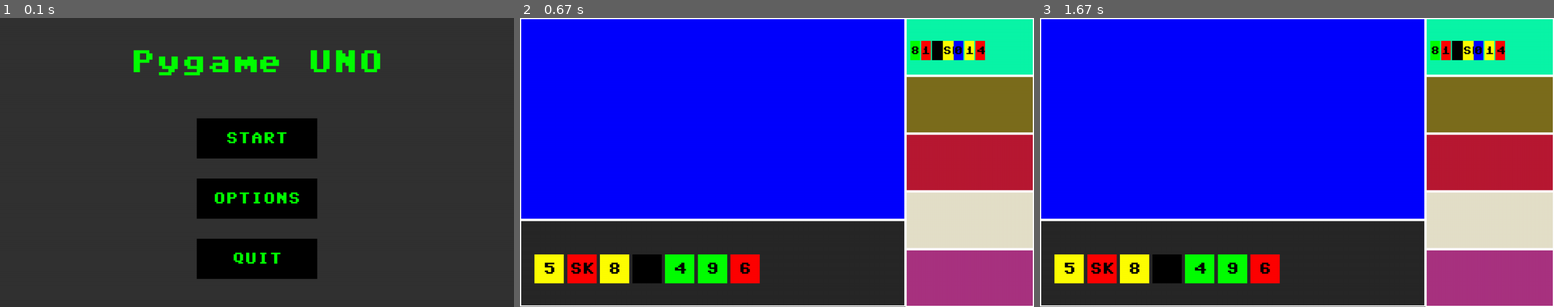
Above: before the commit, frames 1-3 (left to right).
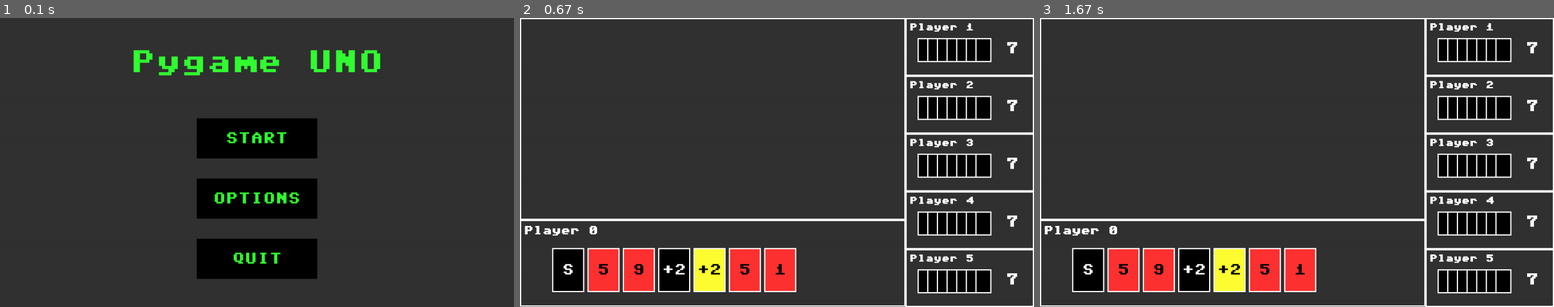
Above: after the commit, the same moments.

Repository: jrsky723/pygameuno
Game: pygame game, started from main.py
Two runs of this game, one before a commit and one after it. Both use one fixed random seed, a clock stepped at 60 frames per second and the inputs below.
Inputs:
- Up to frame 1 (0.1 s): no input
- Up to frame 2 (0.67 s): click "START" at 0.38 s
- Up to frame 3 (1.67 s): no input

The runs differ from the first frame. In frame 1, 2.2% of the frame differs, in the area x 26-74%, y 11-85%; in frame 2, 82%; in frame 3, 82%, in the area x 0-100%, y 0-100%.

Commit message:
design player hand & com hand

Diff:
--- a/game/card.py
+++ b/game/card.py
@@ -1,3 +1,6 @@
+from utils.constants import CARD_ABBREVIATIONS
+
+
 class Card:
     def __init__(
         self,
@@ -14,5 +17,5 @@
         if self.type == "number":
             abb = self.value
         else:
-            abb = self.value[0:2].upper()
+            abb = CARD_ABBREVIATIONS[self.value]
         return abb
--- a/game/uno_game.py
+++ b/game/uno_game.py
@@ -23,11 +23,11 @@
                 cards.append(Card(type="number", color=color, value=str(i)))
                 if i != 0:
                     cards.append(Card(type="number", color=color, value=str(i)))
-            # Add action cards
+            # Add normal action cards
             for value in ["skip", "reverse", "draw2"]:
                 cards.append(Card(type="action", color=color, value=value))
-            # Add wild cards
-            for value in ["draw4", "color_change", "reload"]:
+                cards.append(Card(type="action", color=color, value=value))
+                # Add wild action cards
                 cards.append(Card(type="wild", color="black", value=value))
         return cards
 
@@ -37,6 +37,8 @@
     def deal_cards(self, num_cards=7):
         for i in range(num_cards):
             for player in self.players:
+                if len(self.deck) == 0:
+                    return
                 card = self.deck.pop(0)
                 player.add_card(card)
 
--- a/renders/card.py
+++ b/renders/card.py
@@ -17,6 +17,8 @@
         screen_size="medium",
         color_blind=False,
     ):
+        if color == "black":
+            text_color = "white"
         super().__init__(
             x=x,
             y=y,
@@ -28,6 +30,7 @@
             background_color=color,
             screen_size=screen_size,
             color_blind=color_blind,
+            border_width=3,
         )
         self.origin_background_color = self.background_color
         self.origin_text_color = self.text_color
@@ -37,8 +40,10 @@
 
     def draw(self, screen):
         super().draw(screen)
+        # draw border
 
     def update(self):
+        super().update()
         if self.hovered:
             self.background_color = self.hovered_backgound_color
             self.text_color = self.hovered_text_color
--- a/renders/computer.py
+++ /dev/null
@@ -1,3 +0,0 @@
-class Computer:
-    def __init__(self):
-        pass
--- a/renders/rect.py
+++ b/renders/rect.py
@@ -13,6 +13,9 @@
         background_color=None,
         screen_size="medium",
         color_blind=False,
+        # inner border
+        border_color="white",  # inner border color
+        border_width=0,
     ):
         if x == "center":
             x = (S.WIDTH_BASE - width) / 2
@@ -26,12 +29,20 @@
         self.background_color = (
             rgb(background_color, color_blind) if background_color else None
         )
-
-
+        self.border_width = int(border_width * SIZE_RATIO[screen_size])
+        self.border_color = rgb(border_color, color_blind)
 
     def draw(self, screen):
         if self.background_color is not None:
             pygame.draw.rect(screen, self.background_color, self.rect)
+            # draw inner border
+        if self.border_width > 0:
+            pygame.draw.rect(
+                screen,
+                self.border_color,
+                self.rect,
+                self.border_width,
+            )
 
     def is_on_mouse(self, pos):
         return self.rect.collidepoint(pos)
--- a/renders/text_box.py
+++ b/renders/text_box.py
@@ -17,18 +17,22 @@
         background_color=None,
         screen_size="medium",
         color_blind=False,
+        border_color="white",
+        border_width=0,
     ):
         temp_text_surface = get_text_surface(text, font_size, text_color)
-        self.width = max(width, temp_text_surface.get_width())
-        self.height = max(height, temp_text_surface.get_height())
+        width = max(width, temp_text_surface.get_width())
+        height = max(height, temp_text_surface.get_height())
         super().__init__(
             x=x,
             y=y,
-            width=self.width,
-            height=self.height,
+            width=width,
+            height=height,
             background_color=background_color,
             screen_size=screen_size,
             color_blind=color_blind,
+            border_color=border_color,
+            border_width=border_width,
         )
         self.text = text
         self.font_size = font_size * SIZE_RATIO[screen_size]
@@ -43,8 +47,10 @@
         screen.blit(
             self.text_surface,
             (
-                self.x + (self.width - self.text_surface.get_width()) / 2,
-                self.y + (self.height - self.text_surface.get_height()) / 2,
+                (
+                    self.x + (self.width - self.text_surface.get_width()) / 2,
+                    self.y + (self.height - self.text_surface.get_height()) / 2,
+                )
             ),
         )
 
--- a/screens/game_screen.py
+++ b/screens/game_screen.py
@@ -2,14 +2,15 @@
 from game.uno_game import UnoGame
 from screens.screen import Screen
 from renders.card import Card
-from utils.constants import SCREEN as S, CARD as C
-from utils.color_conversion import rgb, random_rgb
+from renders.text_box import TextBox
+from renders.rect import Rect
+from utils.color_conversion import rgb
 
 
 class GameScreen(Screen):
     def __init__(self, screen, options):
         super().__init__(screen, options)
-        self.com_players_number = 1
+        self.com_players_number = 5
         self.max_players = 6
         self.game = UnoGame(player_number=self.com_players_number + 1)
         self.player = self.game.players[0]
@@ -42,35 +43,72 @@
             self.com_hand_surfaces.append(
                 pygame.Surface(self.com_hand_surface_const["size"])
             )
+        self.player_hand_surface.fill(self.background_color)
+        self.board_surface.fill(self.background_color)
+        for hand_surface in self.com_hand_surfaces:
+            hand_surface.fill(self.background_color)
 
-        self.player_hand_surface.fill(rgb("dark_gray", self.color_blind))
-        self.board_surface.fill(rgb("blue", self.color_blind))
-        for hand_surface in self.com_hand_surfaces:
-            hand_surface.fill(random_rgb())
+    # Draw the card_back img as many cards as the computer has. and also resize it to fit in the rectangle
+    def draw_com_player(self, surface, player):
+        # draw com name
+        com_name = TextBox(
+            text=player.name, x=10, y=13, font_size=25, **self.rect_params
+        )
+        com_name.draw(surface)
 
-    def draw_hand(self, surface, hand, is_player=True):
-        S_WIDTH = surface.get_width()
-        S_HEIGHT = surface.get_height()
-        C_WIDTH, C_HEIGHT = S_WIDTH / 13, S_HEIGHT / 3
-        C_GAP = C_WIDTH * 1.1
-        C_X, C_Y = C_WIDTH / 2, S_HEIGHT * 0.4
-        font_size = C.FONT_SIZE if is_player else C.FONT_SIZE * 0.7
+        C_WIDTH, C_HEIGHT = 40, 60
+        C_GAP = C_WIDTH * 0.6 / (len(player.hand) / 7)  # cards length fix
+        C_X, C_Y = 30, 50
         card_params = self.rect_params | {
             "width": C_WIDTH,
             "height": C_HEIGHT,
-            "font_size": font_size,
             "y": C_Y,
         }
-        for i, card in enumerate(hand):
+        # card_back is a black rectangle which has white border
+        for i in range(len(player.hand)):
+            card_back = Rect(
+                **card_params,
+                x=C_X + C_GAP * i,
+                background_color=rgb("black"),
+                border_width=3
+            )
+            card_back.draw(surface)
+        # draw the number of cards
+        card_number = TextBox(
+            text=str(len(player.hand)),
+            x=250,
+            y=C_Y + 10,
+            font_size=40,
+            **self.rect_params
+        )
+        card_number.draw(surface)
+
+        # draw the number of cards
+
+    def draw_player_hand(self, surface, player):
+        # draw player name
+        player_name = TextBox(
+            text=player.name, x=10, y=15, font_size=30, **self.rect_params
+        )
+        player_name.draw(surface)
+
+        C_WIDTH, C_HEIGHT = 80, 110
+        C_GAP = C_WIDTH * 1.1 / (len(player.hand) / 7)
+        C_X, C_Y = 80, 70
+        card_params = self.rect_params | {
+            "width": C_WIDTH,
+            "height": C_HEIGHT,
+            "y": C_Y,
+        }
+        for i, card in enumerate(player.hand):
             card_params["x"] = C_X + i * C_GAP
             card_render = Card(**card_params, color=card.color, text=card.get_abb())
             card_render.draw(surface)
-        pass
 
     def draw_hands(self):
-        self.draw_hand(self.player_hand_surface, self.player.hand, is_player=True)
+        self.draw_player_hand(self.player_hand_surface, self.player)
         for i, com in enumerate(self.coms):
-            self.draw_hand(self.com_hand_surfaces[i], com.hand, is_player=False)
+            self.draw_com_player(self.com_hand_surfaces[i], com)
 
     def draw_top_card(self):
         pass
--- a/utils/constants.py
+++ b/utils/constants.py
@@ -23,11 +23,11 @@
 COLORS_DICT = {
     "black": (0, 0, 0),
     "white": (255, 255, 255),
-    "red": (255, 0, 0),
-    "green": (0, 255, 0),
-    "blue": (0, 0, 255),
-    "yellow": (255, 255, 0),
-    "dark_gray": (40, 40, 40),
+    "red": (255, 50, 50),
+    "green": (50, 255, 50),
+    "blue": (50, 50, 255),
+    "yellow": (255, 255, 50),
+    "dark_gray": (50, 50, 50),
 }
 COLOR_BLIND_FRIENDLY_COLORS_DICT = {
     "black": (0, 0, 0),
@@ -51,11 +51,22 @@
 }
 
 
+# Card Abbreviations
+CARD_ABBREVIATIONS = {
+    "skip": "S",
+    "reverse": "R",
+    "draw2": "+2",
+    "draw4": "+4",
+    "color_change": "CC",
+    "reload": "RL",
+}
+
+
 # Card properties
 class CARD:
     WIDTH = 100
     HEIGHT = 150
-    FONT_SIZE = 40
+    FONT_SIZE = 38
     TEXT_COLOR = "black"
     BACKGROUND_COLOR = "black"
 
--- /dev/null
+++ b/utils/loader.py
@@ -0,0 +1,10 @@
+import pygame
+
+
+## load images
+def load_image(filename, size=None):
+    path = f"assets/images/{filename}"
+    image = pygame.image.load(path)
+    if size:
+        image = pygame.transform.scale(image, size)
+    return image
